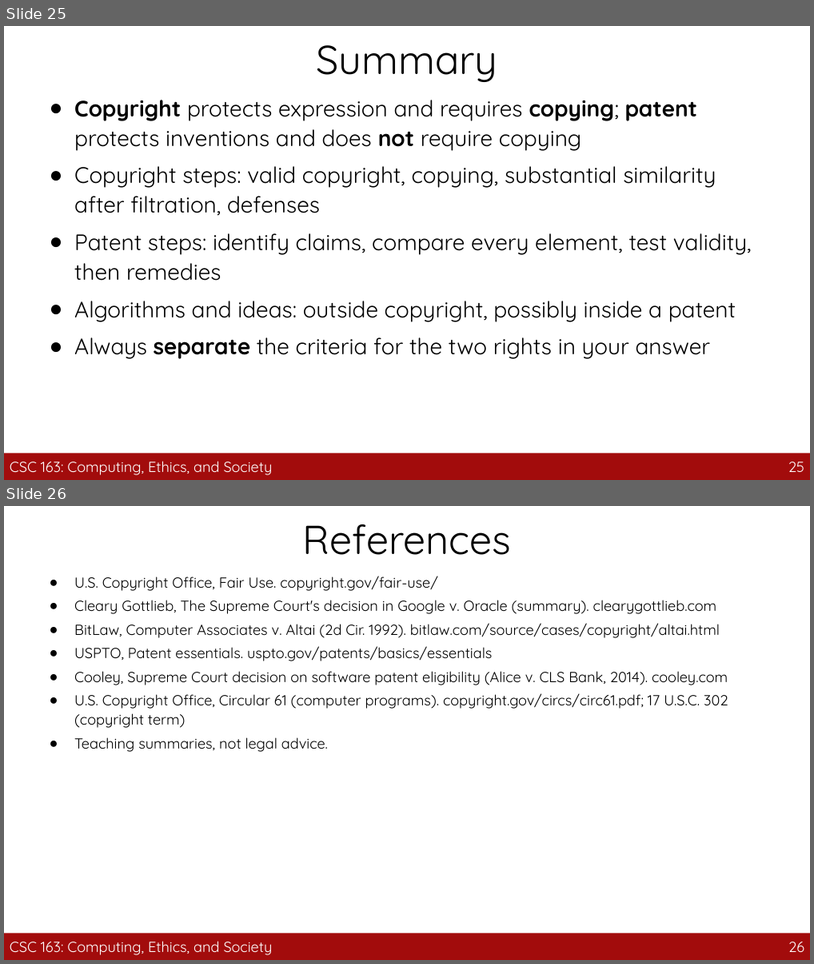
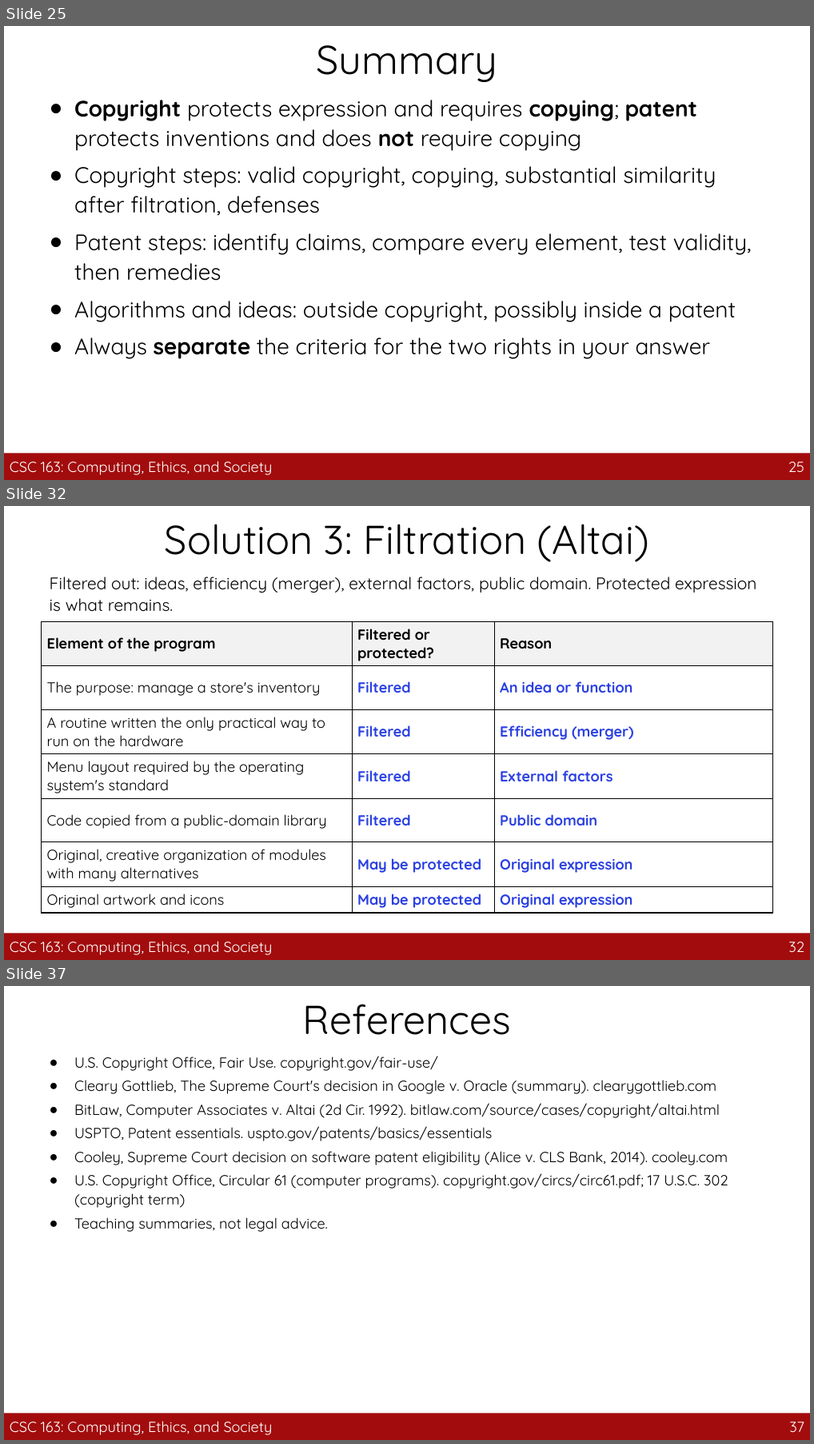
Before and after one commit to guhofstra/CSC163Fa26, a slide deck: PPTs/A2_Copyright_vs_Patent.pptx. Shown one above the other, each under a label of ours: slides 25 and 26 before the commit, slides 25, 32 and 37 after it; the slides between them are not shown. The pictures are 814x964 and 814x1444 pixels, drawn with LibreOffice and Linux fonts; fonts in the diff are those of the drawing. Boxes give left, top, right and bottom in pixels: in the first picture for what was removed or moved away, otherwise in the second. Text is boxed around its words. In the diff, an @@ line names an element or a change of style, - is before the commit and + after.

```diff
--- a/PPTs/A2_Copyright_vs_Patent.pptx
+++ b/PPTs/A2_Copyright_vs_Patent.pptx
@@ slide 32 added at (4, 506, 810, 960), background #FFFFFF @@
@@ title added at (165, 524, 650, 562), 36 pt, text #000000 @@
+Solution 3: Filtration (Altai)
@@ text added at (50, 576, 757, 612), 15 pt, text #000000 @@
+Filtered out: ideas, efficiency (merger), external factors, public domain. Protected expression is what remains.
@@ table added at (41, 621, 773, 911), 7 rows, 3 columns @@
+Element of the program | Filtered or protected? | Reason
+The purpose: manage a store's inventory | Filtered | An idea or function
+A routine written the only practical way to run on the hardware | Filtered | Efficiency (merger)
+Menu layout required by the operating system's standard | Filtered | External factors
+Code copied from a public-domain library | Filtered | Public domain
+Original, creative organization of modules with many alternatives | May be protected | Original expression
+Original artwork and icons | May be protected | Original expression
@@ rectangle added at (4, 932, 810, 959), fill #A20C0C @@
@@ text added at (10, 940, 273, 955), 13 pt, text #FFFFFF @@
+CSC 163: Computing, Ethics, and Society
@@ page number added at (789, 941, 805, 952), 13 pt, text #FFFFFF @@
+32
@@ what was slide 26 is now slide 37 @@
@@ page number at (790, 1421, 805, 1432): text changed @@
-26
+37
```
Also in this commit, not shown: 10 other slides added, 25 other files.
